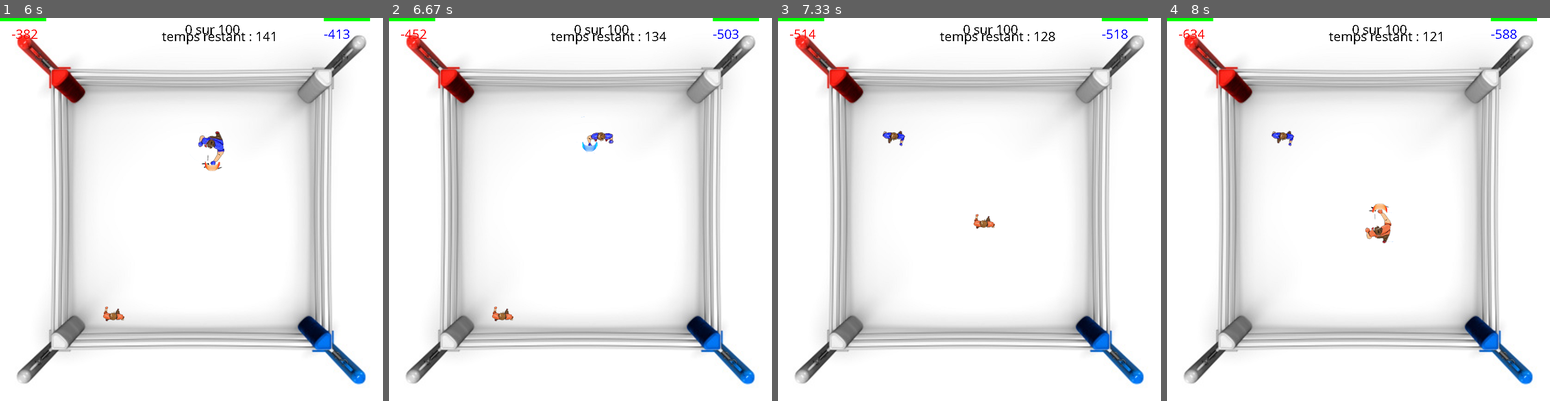
Above: before the commit, frames 1-4 (left to right).
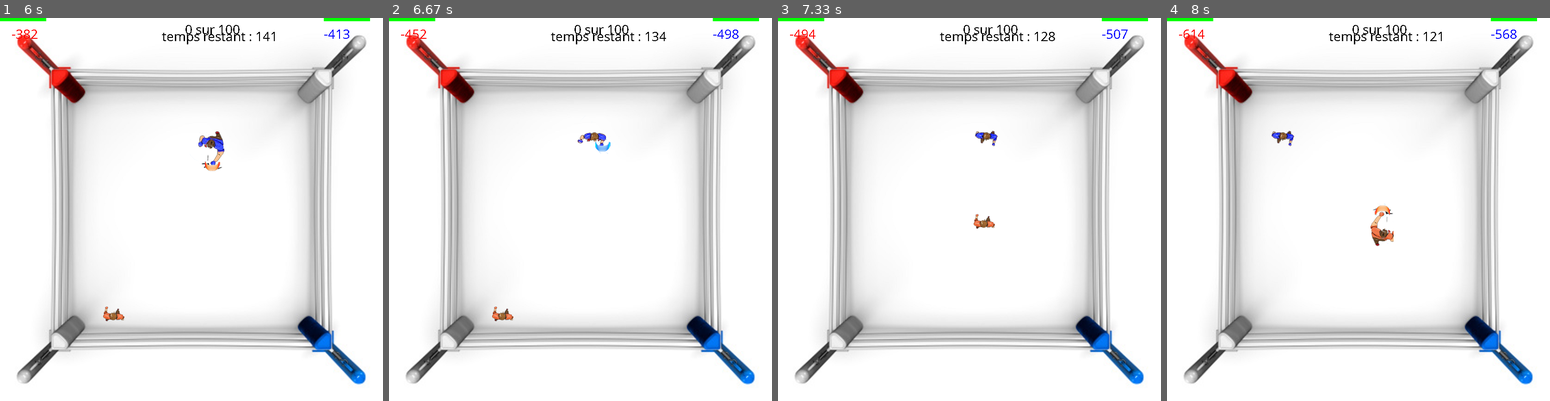
Above: after the commit, the same moments.

Repository: barder60/reinforcementFightingGame
Game: pygame game, started from main.py
Two runs of this game, one before a commit and one after it. Both use one fixed random seed, a clock stepped at 60 frames per second and the inputs below.
Inputs:
- Up to frame 1 (6 s): no input
- Up to frame 2 (6.67 s): no input
- Up to frame 3 (7.33 s): no input
- Up to frame 4 (8 s): no input

Frame 1 is identical in both runs. In frame 2, 0.4% of the frame differs, in the area x 49-92%, y 3-36%; in frame 3, 0.3%; in frame 4, 0.5%, in the area x 6-90%, y 3-60%.

Commit message:
ajout d'un délai de 2 tours pour les attaques lourdes

Diff:
--- a/Environnement.py
+++ b/Environnement.py
@@ -23,8 +23,8 @@
         reward = 0
         new_state = None
 
-        if player.delay == 1:
-            action, reward = self.applyWithDelay(player,opponent, distance)
+        if player.delay > 0:
+            self.applyWithDelay(player,opponent, distance)
             return
         elif action == NOTHING:
             reward = REWARD_NOTHING
@@ -38,13 +38,13 @@
             new_state = (player.state[0] + 1, player.state[1])
 
         elif action == HEAVY_ATT_RIGHT:
-            player.delay = 1
+            player.delay = 2
             player.opponent_action_on_delay = opponent.lastAction
             player.distance_on_delay = distance
             player.opponent_delay_on_delay = opponent.delay
             reward = 0
         elif action == HEAVY_ATT_LEFT:
-            player.delay = 1
+            player.delay = 2
             player.opponent_action_on_delay = opponent.lastAction
             player.distance_on_delay = distance
             player.opponent_delay_on_delay = opponent.delay
@@ -88,7 +88,8 @@
 
     def applyWithDelay(self, player, opponent, distance):
         opponent_distance = (-distance[0], -distance[1])
-        player.delay = 0
+        player.delay -= 1
+
         initialAction = player.lastAction
         opponentAction = player.opponent_action_on_delay
         distanceOnAction = player.distance_on_delay
@@ -96,39 +97,39 @@
         action = player.lastAction
         reward = 0
 
-        if player.prepareHeavyAttack():
-            if opponent.isNotBlocking() and self.opponentIsTouchable(player, opponent):
-                reward = REWARD_DIRECT_HEAVY_HIT
-                print("JE METS UN GROS COUP")
-                opponent.takeHeavyHit(player.lastAction, opponent_distance)
-            elif opponent.isBlocking() and self.opponentIsTouchable(player, opponent):
-                reward = REWARD_BREAK_BLOCK
-                opponent.takeHeavyHitOnBlock(player.lastAction, opponent_distance)
-            else:
-                reward = REWARD_MISS
-        elif player.prepareSimpleAttack():
-            if opponent.isNotBlocking() and self.opponentIsTouchable(player, opponent):
-                print("JE METS UN COUP SIMPLE")
-                if opponent.prepareHeavyAttack() and opponent.delay == 1 and self.opponentIsTouchable(player, opponent):
-                    opponent.cancelPlayerAttack()
-                    reward = REWARD_INTERRUPT
+        if player.delay == 0:
+            if player.prepareHeavyAttack():
+                if opponent.isNotBlocking() and self.opponentIsTouchable(player, opponent):
+                    reward = REWARD_DIRECT_HEAVY_HIT
+                    print("JE METS UN GROS COUP")
+                    opponent.takeHeavyHit(player.lastAction, opponent_distance)
+                elif opponent.isBlocking() and self.opponentIsTouchable(player, opponent):
+                    reward = REWARD_BREAK_BLOCK
+                    opponent.takeHeavyHitOnBlock(player.lastAction, opponent_distance)
                 else:
-                    reward = REWARD_DIRECT_HIT
-                    opponent.takeHit(player.lastAction, opponent_distance)
-            elif opponent.isBlocking() and self.opponentIsTouchable(player, opponent):
-                reward = REWARD_HIT_IN_BLOCK
-                opponent.block_hit(player.lastAction, opponent_distance)
-                player.attack_on_block()
-                action = NOTHING
-            else:
-                reward = REWARD_MISS
+                    reward = REWARD_MISS
+            elif player.prepareSimpleAttack():
+                if opponent.isNotBlocking() and self.opponentIsTouchable(player, opponent):
+                    print("JE METS UN COUP SIMPLE")
+                    if opponent.prepareHeavyAttack() and opponent.delay >= 1 and self.opponentIsTouchable(player, opponent):
+                        opponent.cancelPlayerAttack()
+                        reward = REWARD_INTERRUPT
+                    else:
+                        reward = REWARD_DIRECT_HIT
+                        opponent.takeHit(player.lastAction, opponent_distance)
+                elif opponent.isBlocking() and self.opponentIsTouchable(player, opponent):
+                    reward = REWARD_HIT_IN_BLOCK
+                    opponent.block_hit(player.lastAction, opponent_distance)
+                    player.attack_on_block()
+                    action = NOTHING
+                else:
+                    reward = REWARD_MISS
 
-        if initialAction != BLOCK_LEFT and initialAction != BLOCK_RIGHT and initialAction != NOTHING:
-            print("UPDATE DE " + initialAction + " DISTANCE : " + str(distanceOnAction) + "SUR LACTION : " + opponentAction + "avec un delay de " + str(opponentDelay))
-            player.update(distanceOnAction, opponentAction, initialAction, reward, opponentDelay)
+            if initialAction != BLOCK_LEFT and initialAction != BLOCK_RIGHT and initialAction != NOTHING:
+                print("UPDATE DE " + initialAction + " DISTANCE : " + str(distanceOnAction) + "SUR LACTION : " + opponentAction + "avec un delay de " + str(opponentDelay))
+                player.update(distanceOnAction, opponentAction, initialAction, reward, opponentDelay)
 
-        player.setLastAction(action)
-        return action, reward
+            player.setLastAction(action)
 
     @property
     def playerOnePosition(self):
--- a/Player.py
+++ b/Player.py
@@ -1,6 +1,6 @@
 from constant import NOTHING, ACTIONS, HIT_DMG, HEAVY_HIT_DMG, HEAVY_HIT_ON_BLOCK_DMG, REWARD_GET_HIT, \
     REWARD_GET_HEAVY_HIT, REWARD_BLOCKED_HIT, REWARD_GET_BREAK, HEAVY_ATT_LEFT, HEAVY_ATT_RIGHT, BLOCK_LEFT, \
-    BLOCK_RIGHT, ATT_LEFT, ATT_RIGHT, MAX_DELAY, REWARD_INTERRUPT, REWARD_WIN, REWARD_GET_INTERRUPT
+    BLOCK_RIGHT, ATT_LEFT, ATT_RIGHT, MAX_DELAY, REWARD_INTERRUPT, REWARD_WIN, REWARD_GET_INTERRUPT, MID_DELAY
 
 
 class Player:
@@ -68,23 +68,23 @@
 
     def takeHit(self, hit, distance):
         self.__life_point = self.__life_point - HIT_DMG
-        self.update(distance, hit, self.__last_action, REWARD_GET_HIT, MAX_DELAY)
+        self.update(distance, hit, self.__last_action, REWARD_GET_HIT, MID_DELAY)
 
     def cancelPlayerAttack(self):
         print("INTERUPTION " + self.__last_action + " DISTANCE : " + str(self.__distance_on_delay) + "SUR LACTION : " + self.__opponent_action_on_delay)
-        self.update(self.__distance_on_delay, self.__opponent_action_on_delay, self.__last_action, REWARD_GET_INTERRUPT, MAX_DELAY)
+        self.update(self.__distance_on_delay, self.__opponent_action_on_delay, self.__last_action, REWARD_GET_INTERRUPT, self.opponent_delay_on_delay)
         self.__delay = 1
         self.__last_action = NOTHING
 
     def takeHeavyHit(self, heavy_hit, distance):
         self.__life_point = self.__life_point - HEAVY_HIT_DMG
-        self.update(distance, heavy_hit, self.__last_action, REWARD_GET_HEAVY_HIT, MAX_DELAY)
+        self.update(distance, heavy_hit, self.__last_action, REWARD_GET_HEAVY_HIT, MID_DELAY)
 
     def takeHeavyHitOnBlock(self, heavy_hit, distance):
         self.__life_point = self.__life_point - HEAVY_HIT_ON_BLOCK_DMG
-        print("JE ME PREND l'attaque suivante " + heavy_hit + " " + str(MAX_DELAY) + " " + str(distance) +
+        print("JE ME PREND l'attaque suivante " + heavy_hit + " " + str(MID_DELAY) + " " + str(distance) +
               "avec REWARD = " + str(REWARD_GET_BREAK) + " MON ACTION = " + self.lastAction)
-        self.update(distance, heavy_hit, self.lastAction, REWARD_GET_BREAK, MAX_DELAY)
+        self.update(distance, heavy_hit, self.lastAction, REWARD_GET_BREAK, MID_DELAY)
 
     def block_hit(self, hit, distance):
         print("SOMEONE BLOCK")
--- a/constant.py
+++ b/constant.py
@@ -9,7 +9,8 @@
 """
 
 LOOP_SPEED = 0.05
-MAX_DELAY = 1
+MAX_DELAY = 2
+MID_DELAY = 1
 MAX_TIMER = 200
 REPEAT_NB = 100
 
--- a/pygameEngine.py
+++ b/pygameEngine.py
@@ -88,74 +88,76 @@
     isFinished = False
     listResult = []
 
-    while running:
-        for event in pygame.event.get():
-            if event.type == pygame.QUIT:
-                running = False
-
-        clock.tick(30)
-
-        if isFinished:
-            running = False
-
-        env = GameBoard(GROUND)
-        PlayerOne = Player(env, env.playerOnePosition, "red", STARTING_LIFE_POINT)
-        PlayerTwo = Player(env, env.playerTwoPosition, "blue", STARTING_LIFE_POINT)
-        running = False
-        for repeat in range(REPEAT_NB):
-            timer = 0
-            PlayerOne.reset()
-            PlayerTwo.reset()
-            isFinished = False
-            while not isFinished:
-                if timer == MAX_TIMER:
+
+
+    clock.tick(30)
+    env = GameBoard(GROUND)
+    PlayerOne = Player(env, env.playerOnePosition, "red", STARTING_LIFE_POINT)
+    PlayerTwo = Player(env, env.playerTwoPosition, "blue", STARTING_LIFE_POINT)
+    forceQuit = False
+    for repeat in range(REPEAT_NB):
+        timer = 0
+        PlayerOne.reset()
+        PlayerTwo.reset()
+        isFinished = False
+        if forceQuit:
+            break
+
+        while not isFinished:
+            for event in pygame.event.get():
+                if event.type == pygame.QUIT:
                     isFinished = True
+                    forceQuit = True
                     continue
 
-                if PlayerOne.isDead():
-                    isFinished = True
-                    PlayerTwo.add_win_score()
-                    continue
-
-                distance = env.getDistance(PlayerOne.state, PlayerTwo.state)
-                if PlayerOne.delay == 1:
-                    bestAction = PlayerOne.lastAction
-                    print("JOUEUR 1 : " + str(distance) + " -> WAS ALREADY PREPARING " + bestAction)
-                else:
-                    bestAction = PlayerOne.best_action(distance, PlayerTwo.lastAction, PlayerTwo.delay)
-                    print("JOUEUR 1 : " + str(distance) + " -> " + bestAction)
-
-                displayPosition(PlayerOne, PlayerTwo)
-                env.apply(PlayerOne, PlayerTwo, bestAction, distance)
-                loopVisualBoxer(PlayerOne, PlayerTwo, screen,timer, repeat)
-                time.sleep(float(LOOP_SPEED))
-
-                if PlayerTwo.isDead():
-                    isFinished = True
-                    PlayerOne.add_win_score()
-                    continue
-
-                # print("JOUEUR 2")
-                distance = env.getDistance(PlayerTwo.state, PlayerOne.state)
-                if PlayerTwo.delay == 1:
-                    bestAction = PlayerTwo.lastAction
-                    print("JOUEUR 2 : " + str(distance) + " -> WAS ALREADY PREPARING " + bestAction)
-                else:
-                    bestAction = PlayerTwo.best_action(distance, PlayerOne.lastAction, PlayerOne.delay)
-                    print("JOUEUR 2 : " + str(distance) + " -> " + bestAction)
-
-                displayPosition(PlayerOne, PlayerTwo)
-                env.apply(PlayerTwo, PlayerOne, bestAction, distance)
-                loopVisualBoxer(PlayerOne, PlayerTwo, screen, timer, repeat)
-                time.sleep(LOOP_SPEED)
-
-
-                timer = timer + 1
-
-            listResult.append((PlayerOne.score,PlayerTwo.score,timer))
-            print("PASSAGE NUMERO " + str(repeat))
-            print("JOUEUR 1 : " + str(PlayerOne.score))
-            print("JOUEUR 2 : " + str(PlayerTwo.score))
+            if timer == MAX_TIMER:
+                isFinished = True
+                continue
+
+            if PlayerOne.isDead():
+                isFinished = True
+                PlayerTwo.add_win_score()
+                continue
+
+            distance = env.getDistance(PlayerOne.state, PlayerTwo.state)
+            if PlayerOne.delay > 0:
+                bestAction = PlayerOne.lastAction
+                print("JOUEUR 1 : " + str(distance) + " -> WAS ALREADY PREPARING " + bestAction)
+            else:
+                bestAction = PlayerOne.best_action(distance, PlayerTwo.lastAction, PlayerTwo.delay)
+                print("JOUEUR 1 : " + str(distance) + " -> " + bestAction)
+
+            displayPosition(PlayerOne, PlayerTwo)
+            env.apply(PlayerOne, PlayerTwo, bestAction, distance)
+            loopVisualBoxer(PlayerOne, PlayerTwo, screen,timer, repeat)
+            time.sleep(float(LOOP_SPEED))
+
+            if PlayerTwo.isDead():
+                isFinished = True
+                PlayerOne.add_win_score()
+                continue
+
+            # print("JOUEUR 2")
+            distance = env.getDistance(PlayerTwo.state, PlayerOne.state)
+            if PlayerTwo.delay > 0:
+                bestAction = PlayerTwo.lastAction
+                print("JOUEUR 2 : " + str(distance) + " -> WAS ALREADY PREPARING " + bestAction)
+            else:
+                bestAction = PlayerTwo.best_action(distance, PlayerOne.lastAction, PlayerOne.delay)
+                print("JOUEUR 2 : " + str(distance) + " -> " + bestAction)
+
+            displayPosition(PlayerOne, PlayerTwo)
+            env.apply(PlayerTwo, PlayerOne, bestAction, distance)
+            loopVisualBoxer(PlayerOne, PlayerTwo, screen, timer, repeat)
+            time.sleep(LOOP_SPEED)
+
+
+            timer = timer + 1
+
+        listResult.append((PlayerOne.score,PlayerTwo.score,timer))
+        print("PASSAGE NUMERO " + str(repeat))
+        print("JOUEUR 1 : " + str(PlayerOne.score))
+        print("JOUEUR 2 : " + str(PlayerTwo.score))
 
         #print(PlayerOne.qtable[(1, 0)][ATT_LEFT])
         #print(PlayerOne.qtable[(1, 0)][ATT_RIGHT])
